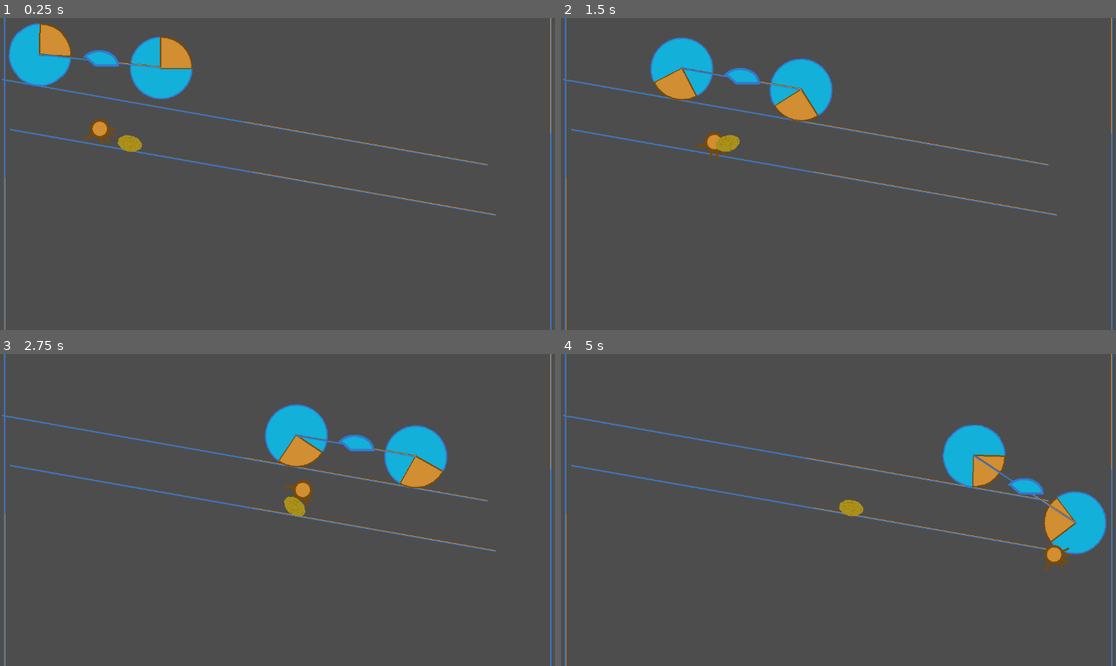
Above: before the commit, frames 1-4 (two rows, left to right).
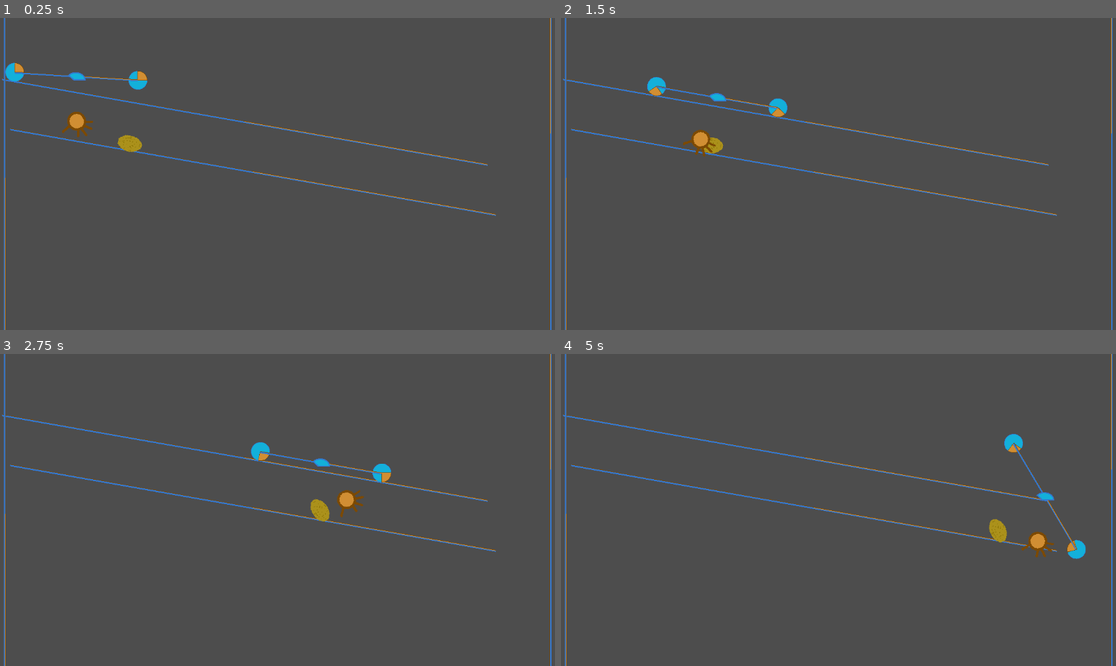
Above: after the commit, the same moments.

Repository: xaviervxz/PhysicsTestScenes
Game: Godot game, scene res://GrabbingAndDropping/axle_that_carries.tscn
The game is run twice, just before and just after one commit, with the same random seed, the same clock (stepped at 60 frames per second) and the same inputs. Before the commit the project starts from res://GrabbingAndDropping/car_that_carries.tscn.
Inputs:
- Up to frame 1 (0.25 s): no input
- Up to frame 2 (1.5 s): no input
- Up to frame 3 (2.75 s): no input
- Up to frame 4 (5 s): no input

The runs differ from the first frame. In frame 1, 4.5% of the frame differs, in the area x 0-35%, y 1-41%; in frame 2, 4.6%; in frame 3, 5.1%, in the area x 45-81%, y 16-54%; in frame 4, 4.9%.

Commit message:
3 versions of rigidbody grabbing axles version 3, the Graxle, seems like the simplest organizational structure. It uses a single-pixel rigid body as the root to combine everything else to.

Diff:
--- /dev/null
+++ b/GrabbingAndDropping/axle_that_carries.tscn
@@ -0,0 +1,45 @@
+[gd_scene load_steps=6 format=3 uid="uid://bfofoojj05uk3"]
+
+[ext_resource type="PackedScene" uid="uid://cs3vf4qvsuogu" path="res://PhysicsObjects/slanted_ground.tscn" id="1_aq6nw"]
+[ext_resource type="PackedScene" uid="uid://bxobvw4wu0f24" path="res://GrabbingAndDropping/grabbable/grabbable.tscn" id="3_8mq3w"]
+[ext_resource type="PackedScene" uid="uid://u6t60m7wf45y" path="res://GrabbingAndDropping/grabber/central_anchor.tscn" id="4_7gwno"]
+[ext_resource type="Script" path="res://GrabbingAndDropping/trigger.gd" id="4_qma5g"]
+
+[sub_resource type="SegmentShape2D" id="SegmentShape2D_20tb0"]
+a = Vector2(500, 800)
+b = Vector2(500, 0)
+
+[node name="Playground" type="Node2D"]
+
+[node name="ground_up" parent="." instance=ExtResource("1_aq6nw")]
+position = Vector2(508, 216)
+rotation = 0.174533
+scale = Vector2(4, 1)
+
+[node name="ground_down" parent="." instance=ExtResource("1_aq6nw")]
+position = Vector2(525, 320)
+rotation = 0.174533
+scale = Vector2(4, 1)
+
+[node name="back_wall" parent="." instance=ExtResource("1_aq6nw")]
+position = Vector2(10, 332)
+rotation = 1.5708
+scale = Vector2(4, 1)
+
+[node name="front_wall" parent="." instance=ExtResource("1_aq6nw")]
+position = Vector2(1143, 240)
+rotation = -1.5708
+scale = Vector2(4, 1)
+
+[node name="Grabbable" parent="." instance=ExtResource("3_8mq3w")]
+position = Vector2(267, 243)
+
+[node name="DropTrigger" type="Area2D" parent="."]
+script = ExtResource("4_qma5g")
+trigger_type = "drop_trigger"
+
+[node name="CollisionShape2D" type="CollisionShape2D" parent="DropTrigger"]
+shape = SubResource("SegmentShape2D_20tb0")
+
+[node name="Shoulder" parent="." instance=ExtResource("4_7gwno")]
+position = Vector2(158, 96)
--- a/GrabbingAndDropping/grabber/arm.tscn
+++ b/GrabbingAndDropping/grabber/arm.tscn
@@ -1,15 +1,26 @@
-[gd_scene load_steps=3 format=3 uid="uid://kd8admfp17ep"]
+[gd_scene load_steps=4 format=3 uid="uid://kd8admfp17ep"]
 
 [ext_resource type="PackedScene" uid="uid://rbupduypt43h" path="res://GrabbingAndDropping/grabber/shoulder.tscn" id="1_uqint"]
 [ext_resource type="PackedScene" uid="uid://xtsra3k368jy" path="res://GrabbingAndDropping/grabber/hand.tscn" id="2_r8ots"]
 
-[node name="Arm" type="Node2D"]
+[sub_resource type="CircleShape2D" id="CircleShape2D_iavu2"]
+radius = 1.0
+
+[node name="Arm" type="RigidBody2D"]
+
+[node name="CollisionShape2D" type="CollisionShape2D" parent="."]
+shape = SubResource("CircleShape2D_iavu2")
 
 [node name="Shoulder" parent="." instance=ExtResource("1_uqint")]
+
+[node name="Joint" type="PinJoint2D" parent="Shoulder"]
+node_a = NodePath("..")
+node_b = NodePath("../..")
 
 [node name="Hand" parent="." instance=ExtResource("2_r8ots")]
 position = Vector2(19, 110)
 
-[node name="PinJoint2D" type="PinJoint2D" parent="."]
-node_a = NodePath("../Shoulder")
-node_b = NodePath("../Hand")
+[node name="Joint" type="PinJoint2D" parent="Hand"]
+position = Vector2(-19, -110)
+node_a = NodePath("../../Shoulder")
+node_b = NodePath("..")
--- /dev/null
+++ b/GrabbingAndDropping/grabber/central_anchor.tscn
@@ -0,0 +1,34 @@
+[gd_scene load_steps=6 format=3 uid="uid://u6t60m7wf45y"]
+
+[ext_resource type="Script" path="res://GrabbingAndDropping/grabber/shoulder.gd" id="1_d8s41"]
+[ext_resource type="Texture2D" uid="uid://r165aixpw4y5" path="res://GrabbingAndDropping/grabber/shoulder.png" id="2_eet5i"]
+[ext_resource type="PackedScene" uid="uid://c3kt28blv4x55" path="res://PhysicsObjects/axle.tscn" id="3_kx2xt"]
+[ext_resource type="PackedScene" uid="uid://xtsra3k368jy" path="res://GrabbingAndDropping/grabber/hand.tscn" id="4_mwg3x"]
+
+[sub_resource type="CircleShape2D" id="CircleShape2D_kujbg"]
+radius = 8.0
+
+[node name="Shoulder" type="RigidBody2D"]
+lock_rotation = true
+script = ExtResource("1_d8s41")
+
+[node name="AxleJoint" type="PinJoint2D" parent="."]
+node_a = NodePath("..")
+node_b = NodePath("Axle")
+
+[node name="Axle" parent="AxleJoint" instance=ExtResource("3_kx2xt")]
+
+[node name="Sprite" type="Sprite2D" parent="."]
+scale = Vector2(0.5, 0.5)
+texture = ExtResource("2_eet5i")
+
+[node name="CollisionShape2D" type="CollisionShape2D" parent="."]
+shape = SubResource("CircleShape2D_kujbg")
+
+[node name="HandJoint" type="PinJoint2D" parent="."]
+node_a = NodePath("..")
+node_b = NodePath("Hand")
+
+[node name="Hand" parent="HandJoint" instance=ExtResource("4_mwg3x")]
+position = Vector2(0, 93)
+scale = Vector2(0.5, 0.5)
--- /dev/null
+++ b/GrabbingAndDropping/grabber/graxle_3.tscn
@@ -0,0 +1,20 @@
+[gd_scene load_steps=3 format=3 uid="uid://5lt5xqxkeatg"]
+
+[ext_resource type="PackedScene" uid="uid://c3kt28blv4x55" path="res://PhysicsObjects/axle.tscn" id="1_2y0vv"]
+[ext_resource type="PackedScene" uid="uid://kd8admfp17ep" path="res://GrabbingAndDropping/grabber/arm.tscn" id="2_jj8ki"]
+
+[node name="Center" type="RigidBody2D"]
+
+[node name="Axle" parent="." instance=ExtResource("1_2y0vv")]
+position = Vector2(-1, -1)
+
+[node name="Joint" type="PinJoint2D" parent="Axle"]
+position = Vector2(1, 1)
+node_a = NodePath("../..")
+node_b = NodePath("..")
+
+[node name="Arm" parent="." instance=ExtResource("2_jj8ki")]
+
+[node name="Joint" type="PinJoint2D" parent="Arm"]
+node_a = NodePath("../..")
+node_b = NodePath("..")
--- a/GrabbingAndDropping/grabber/hand.gd
+++ b/GrabbingAndDropping/grabber/hand.gd
@@ -24,11 +24,12 @@
 
 func drop():
 	var pin : Joint2D = $Palm
-	var held_item = get_node(pin.node_b)
-	held_item.drop()
-	pin.node_b = "null"
-	$GrabbingRange/CollisionShape2D.disabled = true
-	$OpenHandTimer.start()
+	var held_item = get_node_or_null(pin.node_b)
+	if held_item:
+		held_item.drop()
+		pin.node_b = "null"
+		$GrabbingRange/CollisionShape2D.disabled = true
+		$OpenHandTimer.start()
 
 
 
--- /dev/null
+++ b/GrabbingAndDropping/grabber/shoulder.gd
@@ -0,0 +1,11 @@
+class_name Shoulder extends RigidBody2D
+
+
+# Called when the node enters the scene tree for the first time.
+func _ready():
+	pass # Replace with function body.
+
+
+# Called every frame. 'delta' is the elapsed time since the previous frame.
+func _process(delta):
+	pass
--- a/GrabbingAndDropping/grabber/shoulder.tscn
+++ b/GrabbingAndDropping/grabber/shoulder.tscn
@@ -1,5 +1,6 @@
-[gd_scene load_steps=3 format=3 uid="uid://rbupduypt43h"]
+[gd_scene load_steps=4 format=3 uid="uid://rbupduypt43h"]
 
+[ext_resource type="Script" path="res://GrabbingAndDropping/grabber/shoulder.gd" id="1_l8y3q"]
 [ext_resource type="Texture2D" uid="uid://r165aixpw4y5" path="res://GrabbingAndDropping/grabber/shoulder.png" id="1_w72jd"]
 
 [sub_resource type="CircleShape2D" id="CircleShape2D_kujbg"]
@@ -7,6 +8,7 @@
 
 [node name="Shoulder" type="RigidBody2D"]
 lock_rotation = true
+script = ExtResource("1_l8y3q")
 
 [node name="Sprite" type="Sprite2D" parent="."]
 position = Vector2(1, -4)
--- /dev/null
+++ b/GrabbingAndDropping/graxle.tscn
@@ -0,0 +1,45 @@
+[gd_scene load_steps=6 format=3 uid="uid://bdaut26lgh36q"]
+
+[ext_resource type="PackedScene" uid="uid://cs3vf4qvsuogu" path="res://PhysicsObjects/slanted_ground.tscn" id="1_pgf38"]
+[ext_resource type="PackedScene" uid="uid://bxobvw4wu0f24" path="res://GrabbingAndDropping/grabbable/grabbable.tscn" id="2_5n8fy"]
+[ext_resource type="Script" path="res://GrabbingAndDropping/trigger.gd" id="3_bqmfw"]
+[ext_resource type="PackedScene" uid="uid://5lt5xqxkeatg" path="res://GrabbingAndDropping/grabber/graxle_3.tscn" id="4_5ghde"]
+
+[sub_resource type="SegmentShape2D" id="SegmentShape2D_20tb0"]
+a = Vector2(500, 800)
+b = Vector2(500, 0)
+
+[node name="Playground" type="Node2D"]
+
+[node name="ground_up" parent="." instance=ExtResource("1_pgf38")]
+position = Vector2(508, 216)
+rotation = 0.174533
+scale = Vector2(4, 1)
+
+[node name="ground_down" parent="." instance=ExtResource("1_pgf38")]
+position = Vector2(525, 320)
+rotation = 0.174533
+scale = Vector2(4, 1)
+
+[node name="back_wall" parent="." instance=ExtResource("1_pgf38")]
+position = Vector2(10, 332)
+rotation = 1.5708
+scale = Vector2(4, 1)
+
+[node name="front_wall" parent="." instance=ExtResource("1_pgf38")]
+position = Vector2(1143, 240)
+rotation = -1.5708
+scale = Vector2(4, 1)
+
+[node name="Grabbable" parent="." instance=ExtResource("2_5n8fy")]
+position = Vector2(267, 243)
+
+[node name="DropTrigger" type="Area2D" parent="."]
+script = ExtResource("3_bqmfw")
+trigger_type = "drop_trigger"
+
+[node name="CollisionShape2D" type="CollisionShape2D" parent="DropTrigger"]
+shape = SubResource("SegmentShape2D_20tb0")
+
+[node name="Center" parent="." instance=ExtResource("4_5ghde")]
+position = Vector2(169, 106)
--- /dev/null
+++ b/PhysicsObjects/axle.tscn
@@ -0,0 +1,35 @@
+[gd_scene load_steps=4 format=3 uid="uid://c3kt28blv4x55"]
+
+[ext_resource type="PackedScene" uid="uid://cl6pmrlq0w42u" path="res://PhysicsObjects/wheel.tscn" id="1_mc0wn"]
+[ext_resource type="Texture2D" uid="uid://div0o5u46h3t6" path="res://PhysicsObjects/ground.png" id="2_c8kx0"]
+
+[sub_resource type="SegmentShape2D" id="SegmentShape2D_mugjc"]
+a = Vector2(-128, 0)
+b = Vector2(128, 0)
+
+[node name="Axle" type="RigidBody2D"]
+collision_layer = 0
+collision_mask = 0
+mass = 20.0
+
+[node name="CollisionShape2D" type="CollisionShape2D" parent="."]
+shape = SubResource("SegmentShape2D_mugjc")
+
+[node name="BackPin" type="PinJoint2D" parent="."]
+position = Vector2(-128, 0)
+node_a = NodePath("..")
+node_b = NodePath("Wheel")
+
+[node name="Wheel" parent="BackPin" instance=ExtResource("1_mc0wn")]
+scale = Vector2(0.3, 0.3)
+
+[node name="FrontPin" type="PinJoint2D" parent="."]
+position = Vector2(128, 0)
+node_a = NodePath("..")
+node_b = NodePath("Wheel")
+
+[node name="Wheel" parent="FrontPin" instance=ExtResource("1_mc0wn")]
+scale = Vector2(0.3, 0.3)
+
+[node name="Ground" type="Sprite2D" parent="."]
+texture = ExtResource("2_c8kx0")
--- a/PinJoint2D/axle_drop.tscn
+++ b/PinJoint2D/axle_drop.tscn
@@ -1,7 +1,7 @@
 [gd_scene load_steps=3 format=3 uid="uid://ry10dtc2ke5n"]
 
 [ext_resource type="PackedScene" uid="uid://cs3vf4qvsuogu" path="res://PhysicsObjects/slanted_ground.tscn" id="1_ar3vr"]
-[ext_resource type="PackedScene" uid="uid://b0u1orqer0q4n" path="res://GrabbingAndDropping/grabbing_axle.tscn" id="2_d0a11"]
+[ext_resource type="PackedScene" uid="uid://c3kt28blv4x55" path="res://PhysicsObjects/axle.tscn" id="2_d0a11"]
 
 [node name="Playground" type="Node2D"]
 
@@ -11,8 +11,8 @@
 scale = Vector2(4, 1)
 
 [node name="ground_down" parent="." instance=ExtResource("1_ar3vr")]
-position = Vector2(452, 501)
-rotation = -0.174533
+position = Vector2(490, 527)
+rotation = -0.523599
 scale = Vector2(4, 1)
 
 [node name="back_wall" parent="." instance=ExtResource("1_ar3vr")]
@@ -21,5 +21,5 @@
 scale = Vector2(4, 1)
 
 [node name="Axle" parent="." instance=ExtResource("2_d0a11")]
-position = Vector2(165, -53)
+position = Vector2(61, 217)
 rotation = 1.5708
--- a/PinJoint2D/rolling_axle.tscn
+++ b/PinJoint2D/rolling_axle.tscn
@@ -1,7 +1,7 @@
 [gd_scene load_steps=3 format=3 uid="uid://ew6quev7kti"]
 
 [ext_resource type="PackedScene" uid="uid://cs3vf4qvsuogu" path="res://PhysicsObjects/slanted_ground.tscn" id="1_ejv52"]
-[ext_resource type="PackedScene" uid="uid://b0u1orqer0q4n" path="res://GrabbingAndDropping/grabbing_axle.tscn" id="2_kkuqb"]
+[ext_resource type="PackedScene" uid="uid://c3kt28blv4x55" path="res://PhysicsObjects/axle.tscn" id="2_kkuqb"]
 
 [node name="Playground" type="Node2D"]
 
@@ -26,3 +26,4 @@
 scale = Vector2(4, 1)
 
 [node name="Axle" parent="." instance=ExtResource("2_kkuqb")]
+position = Vector2(173, 106)
--- a/project.godot
+++ b/project.godot
@@ -11,7 +11,7 @@
 [application]
 
 config/name="Physics Tests"
-run/main_scene="res://GrabbingAndDropping/car_that_carries.tscn"
+run/main_scene="res://GrabbingAndDropping/axle_that_carries.tscn"
 config/features=PackedStringArray("4.1", "Forward Plus")
 config/icon="res://PhysicsObjects/wheel.png"
 
Not shown: 1 places in GrabbingAndDropping/grabbing_axle.tscn that only renumber resources
Not shown: 2 places in PhysicsObjects/pole.tscn that only renumber resources
